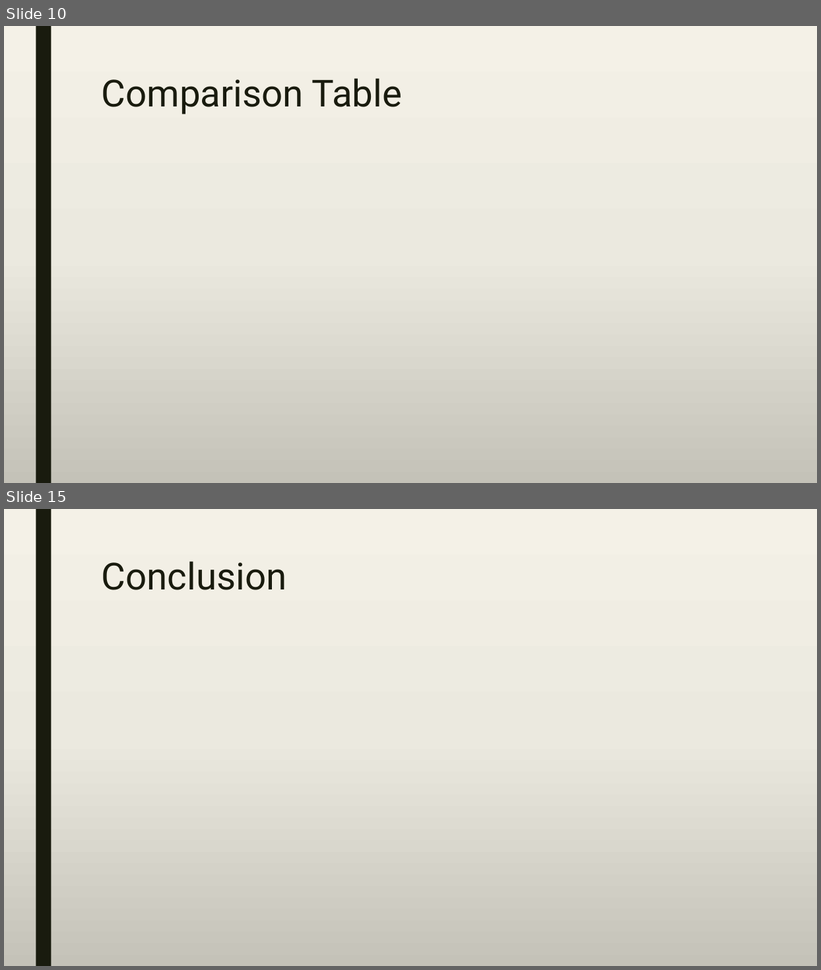
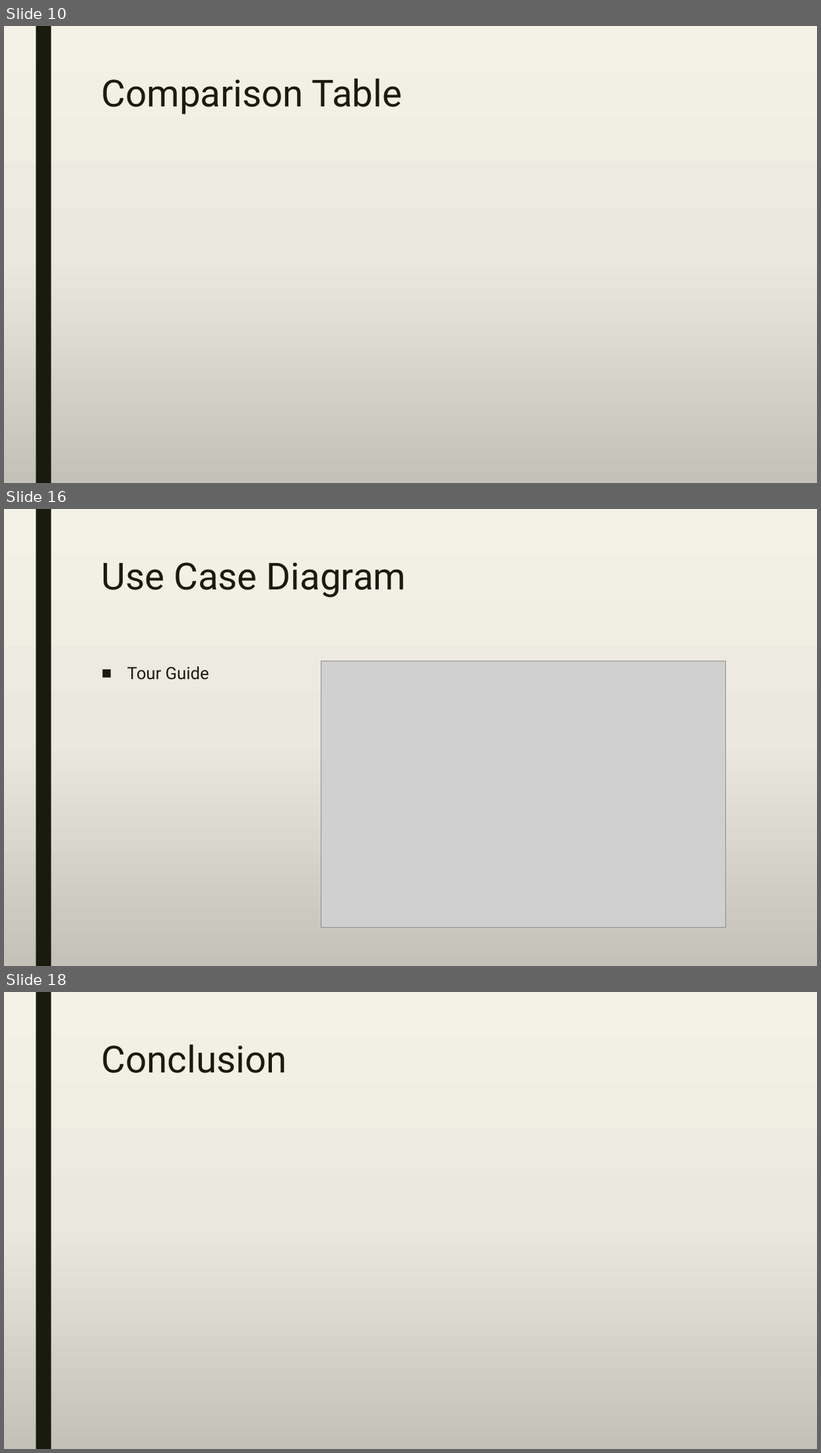
Before and after one commit to A-3li/Capstone, a slide deck: Capstone.pptx. Shown one above the other, each under a label of ours: slides 10 and 15 before the commit, slides 10, 16 and 18 after it; the slides between them are not shown. The pictures are 821x970 and 821x1453 pixels, drawn with LibreOffice and Linux fonts; fonts in the diff are those of the drawing; grey boxes stand for pictures. Boxes give left, top, right and bottom in pixels: in the first picture for what was removed or moved away, otherwise in the second. Text is boxed around its words. In the diff, an @@ line names an element or a change of style, - is before the commit and + after.

```diff
--- a/Capstone.pptx
+++ b/Capstone.pptx
@@ slide 16 added at box(4, 509, 817, 966), background gradient #F4F2E7 to #EBEAE0 to #C4C3B9; not listed: 1 template element that a slide beside it also shows @@
@@ title added at box(102, 562, 406, 597), 44 pt, text #191B0E @@
+Use Case Diagram
@@ text added at box(127, 666, 209, 680), 20 pt, text #191B0E @@
+■ Tour Guide
@@ picture added at box(321, 661, 725, 928) @@
@@ what was slide 15 is now slide 18 @@
```
Also in this commit, not shown: 7 slides changed, 3 other slides added, 1 slide removed.
